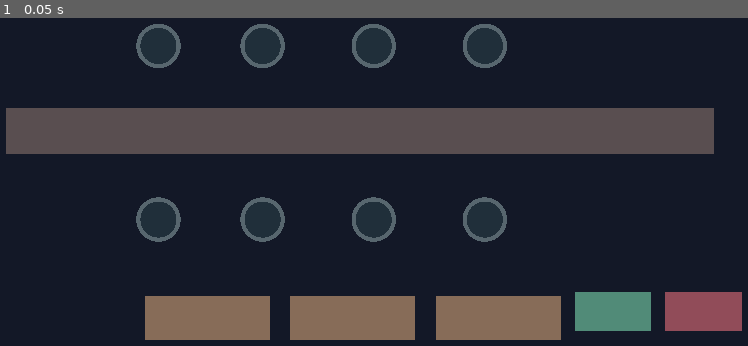
Above: before the commit, frame 1.
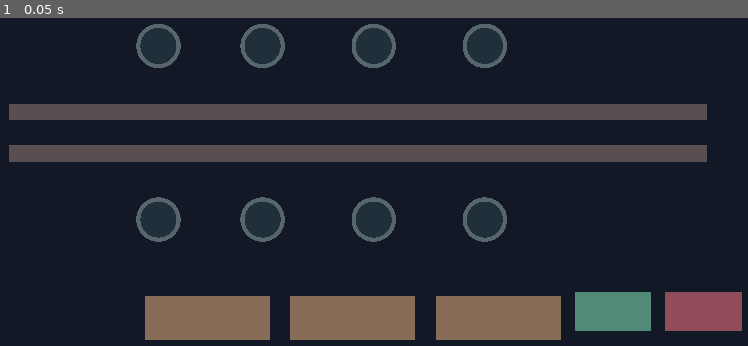
Above: after the commit, the same moment.

Repository: DoctorStrangeSH/Last-Ritual
Game: Godot game, scene res://scenes/topdown_td_prototype.tscn
Same seed, same stepped clock (60 frames per second), same inputs: the game is played once before the commit and once after it. This scene is started directly instead of the project's main scene.
Inputs:
- Up to frame 1 (0.05 s): no input

The runs differ from the first frame. In frame 1, 11% of the frame differs, in the area x 0-96%, y 26-44%.

Commit message:
feat(v2): add two enemy lanes and three-wave spawning model

Diff:
--- a/scripts/topdown_td_prototype.gd
+++ b/scripts/topdown_td_prototype.gd
@@ -6,6 +6,51 @@
 var selected_type := ""
 var selected_slot := -1
 var coins := 150
+const PATHS := [
+    [Vector2(65, 285), Vector2(560, 285), Vector2(1070, 285)],
+    [Vector2(65, 345), Vector2(560, 345), Vector2(1070, 345)]
+]
+var enemies: Array[Dictionary] = []
+var wave_number := 0
+var altar_hp := 100
+var enemies_spawned := 0
+var enemies_escaped := 0
+
+func start_wave() -> bool:
+    if not enemies.is_empty() or wave_number >= 3 or altar_hp <= 0:
+        return false
+    wave_number += 1
+    enemies_spawned = 0
+    var count := wave_number + 2
+    for i in range(count):
+        enemies.append({"lane": i % PATHS.size(), "pos": PATHS[i % PATHS.size()][0], "waypoint": 1, "hp": 3 + wave_number, "delay": float(i) * 0.7})
+        enemies_spawned += 1
+    queue_redraw()
+    return true
+
+func advance_enemies(delta: float) -> void:
+    for enemy in enemies.duplicate():
+        if enemy["delay"] > 0.0:
+            enemy["delay"] = maxf(0.0, float(enemy["delay"]) - delta)
+            continue
+        var path: Array = PATHS[int(enemy["lane"])]
+        var waypoint: int = enemy["waypoint"]
+        var target: Vector2 = path[waypoint]
+        var position: Vector2 = enemy["pos"]
+        enemy["pos"] = position.move_toward(target, 85.0 * delta)
+        if enemy["pos"].distance_to(target) < 0.1:
+            waypoint += 1
+            if waypoint >= path.size():
+                enemies.erase(enemy)
+                enemies_escaped += 1
+                altar_hp = maxi(0, altar_hp - 10)
+            else:
+                enemy["waypoint"] = waypoint
+    queue_redraw()
+
+func _process(delta: float) -> void:
+    advance_enemies(delta)
+
 
 func _ready() -> void:
     for i in range(SLOT_POSITIONS.size()):
@@ -99,7 +144,12 @@
 
 func _draw() -> void:
     draw_rect(Rect2(Vector2.ZERO, Vector2(1152, 648)), Color("#131827"))
-    draw_rect(Rect2(60, 280, 1020, 65), Color("#594e50"))
+    for path in PATHS:
+        for i in range(path.size() - 1):
+            draw_line(path[i], path[i + 1], Color("#594e50"), 24.0)
+    for enemy in enemies:
+        if enemy["delay"] <= 0.0:
+            draw_circle(enemy["pos"], 12.0, Color("#c67f64"))
     for i in range(slots.size()):
         var pos: Vector2 = slots[i]["pos"]
         var occupied: bool = slots[i]["tower"] != ""
